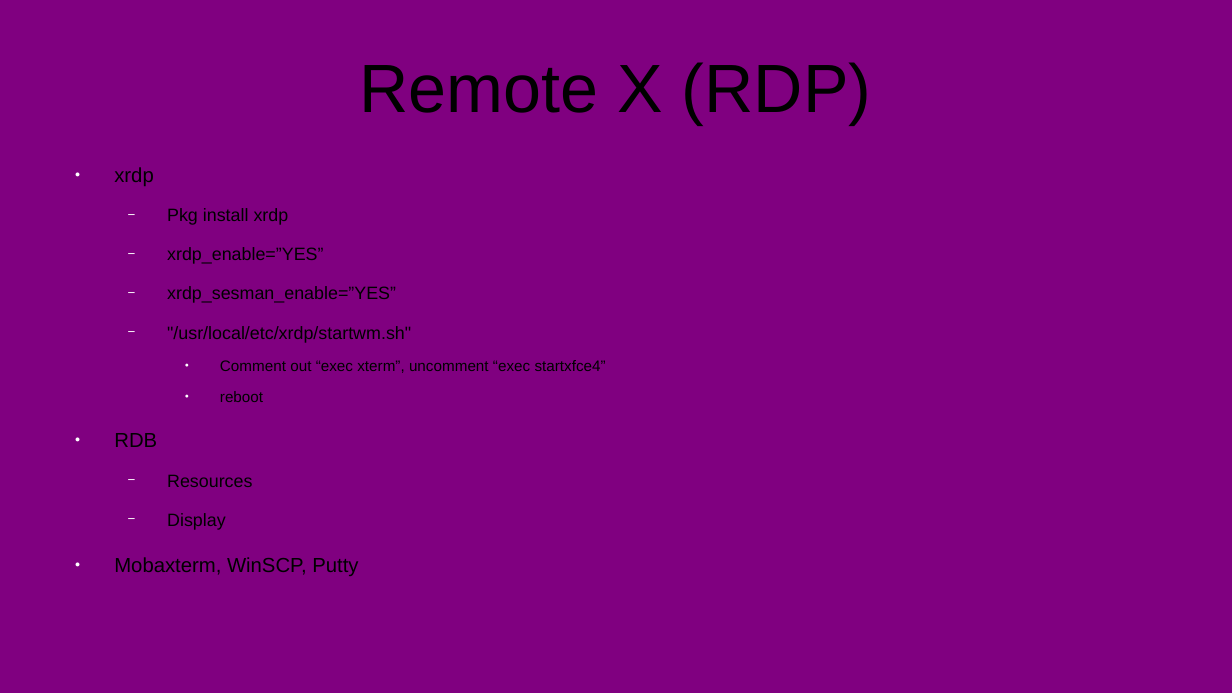
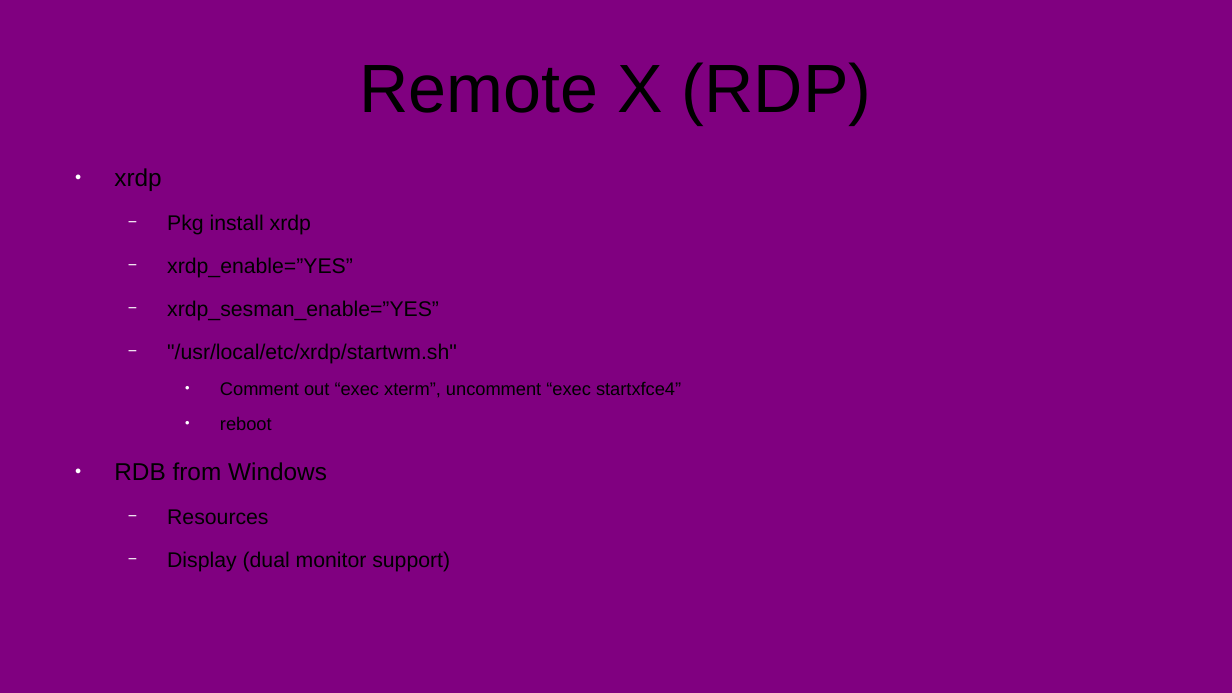
Before and after one commit to stevemac321/snippets, a slide deck: slide 4 of FreeBSD-Drop/Desktop/FreeBSD.pptx. Drawn at 1232x693 pixels with LibreOffice and Linux fonts; fonts in the diff are those of the drawing. Boxes give left, top, right and bottom in pixels: in the first picture for what was removed or moved away, otherwise in the second. Text is boxed around its words. In the diff, an @@ line names an element or a change of style, - is before the commit and + after.

```diff
--- a/FreeBSD-Drop/Desktop/FreeBSD.pptx
+++ b/FreeBSD-Drop/Desktop/FreeBSD.pptx
@@ text at [114, 168, 681, 524]: size 13.1 to 15.7 pt in "xrdp"; size 11.5 to 13.7 pt in "Pkg install xrdp", "xrdp_enable=”YES”", "xrdp_sesman_enable=”YES”", ""/usr/local/etc/xrdp/startwm.sh"" and 1 more places; size 9.8 to 11.8 pt in "Comment out “exec xterm”, uncomment “exec startxfce4”", "reboot" @@
@@ text at [114, 462, 327, 480]: text changed; size 13.1 to 15.7 pt @@
-● RDB
+● RDB from Windows
@@ text at [167, 551, 450, 572]: text changed; size 13.1 to 13.7 pt @@
-  − Display
-● Mobaxterm, WinSCP, Putty
+  − Display (dual monitor support)
```
Also in this commit, not shown: 5 other slides changed.
